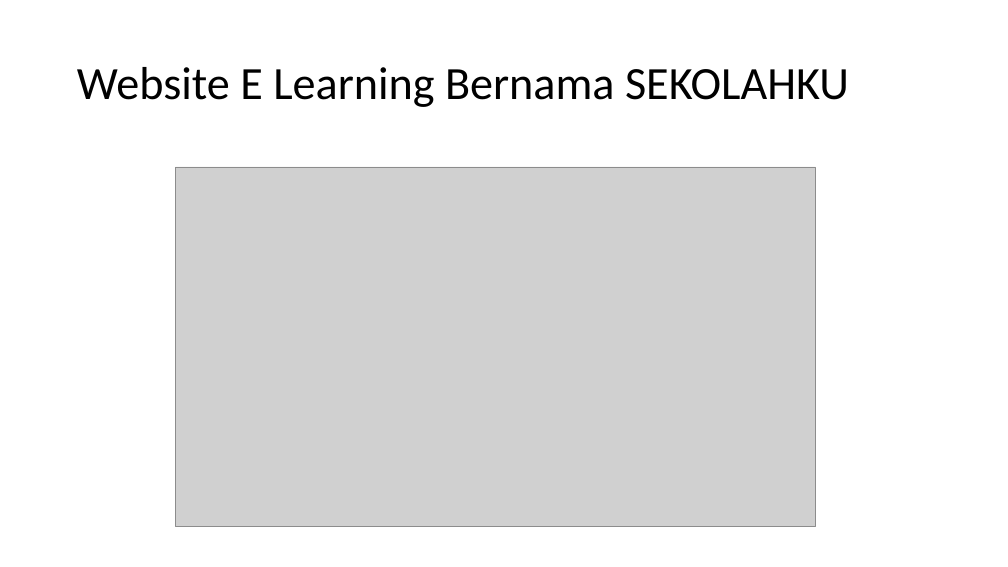
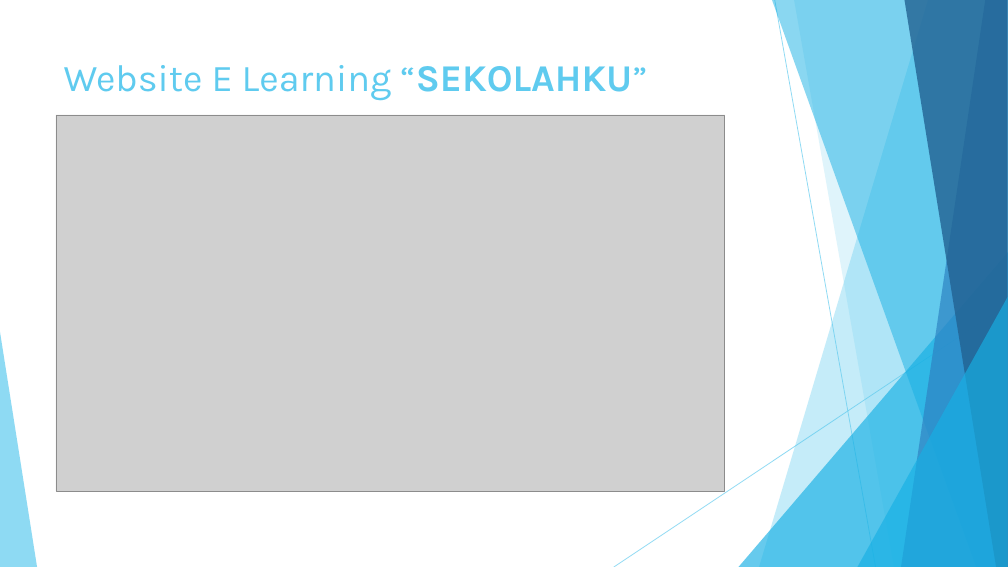
Before and after one commit to AdrianRafli/SEMIVA, a slide deck: slide 4 of PPt.pptx (slide 2 before the commit). Drawn at 1008x567 pixels with LibreOffice and Linux fonts; fonts in the diff are those of the drawing; grey boxes stand for pictures. Boxes give left, top, right and bottom in pixels: in the first picture for what was removed or moved away, otherwise in the second. Text is boxed around its words. In the diff, an @@ line names an element or a change of style, - is before the commit and + after.

```diff
--- a/PPt.pptx
+++ b/PPt.pptx
@@ title "Website E Learning “SEKOLAHKU”" at [64,65,647,101]: vertical alignment middle to top @@
@@ title at [64,65,647,101]: text changed; size 44 to 36 pt; font Calibri to Karla; text colour #000000 to #5FCBEF @@
-Website E Learning Bernama SEKOLAHKU
+Website E Learning “SEKOLAHKU”
@@ picture: place and size @@
-picture at [175,167,815,527]
+picture at [56,115,725,491]
@@ group added at [0,0,1008,567]: 5 freeform shapes, 3 triangles, 2 lines @@
```
Also in this commit, not shown: 7 other slides changed, 1 slide added.
